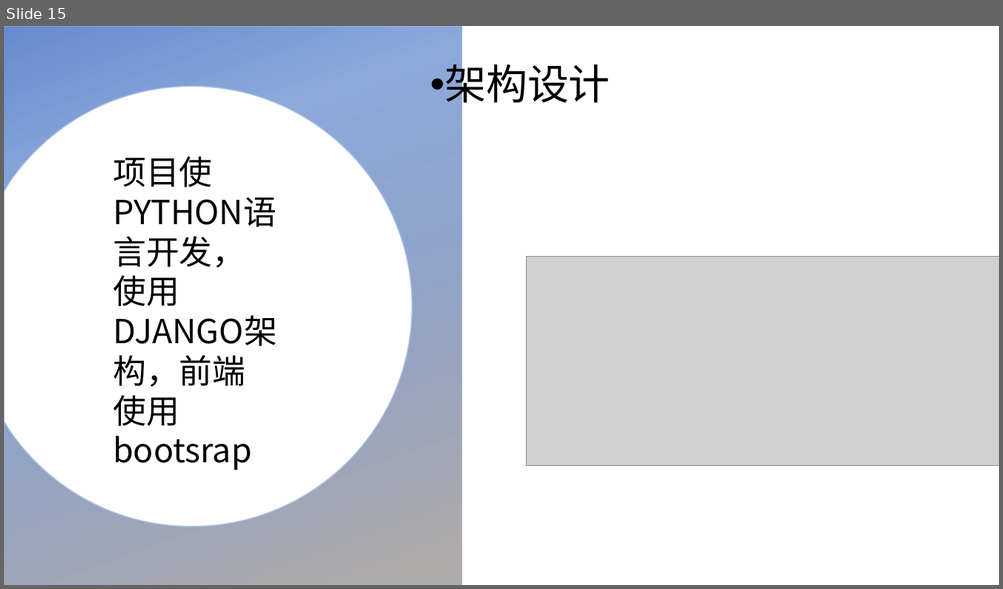
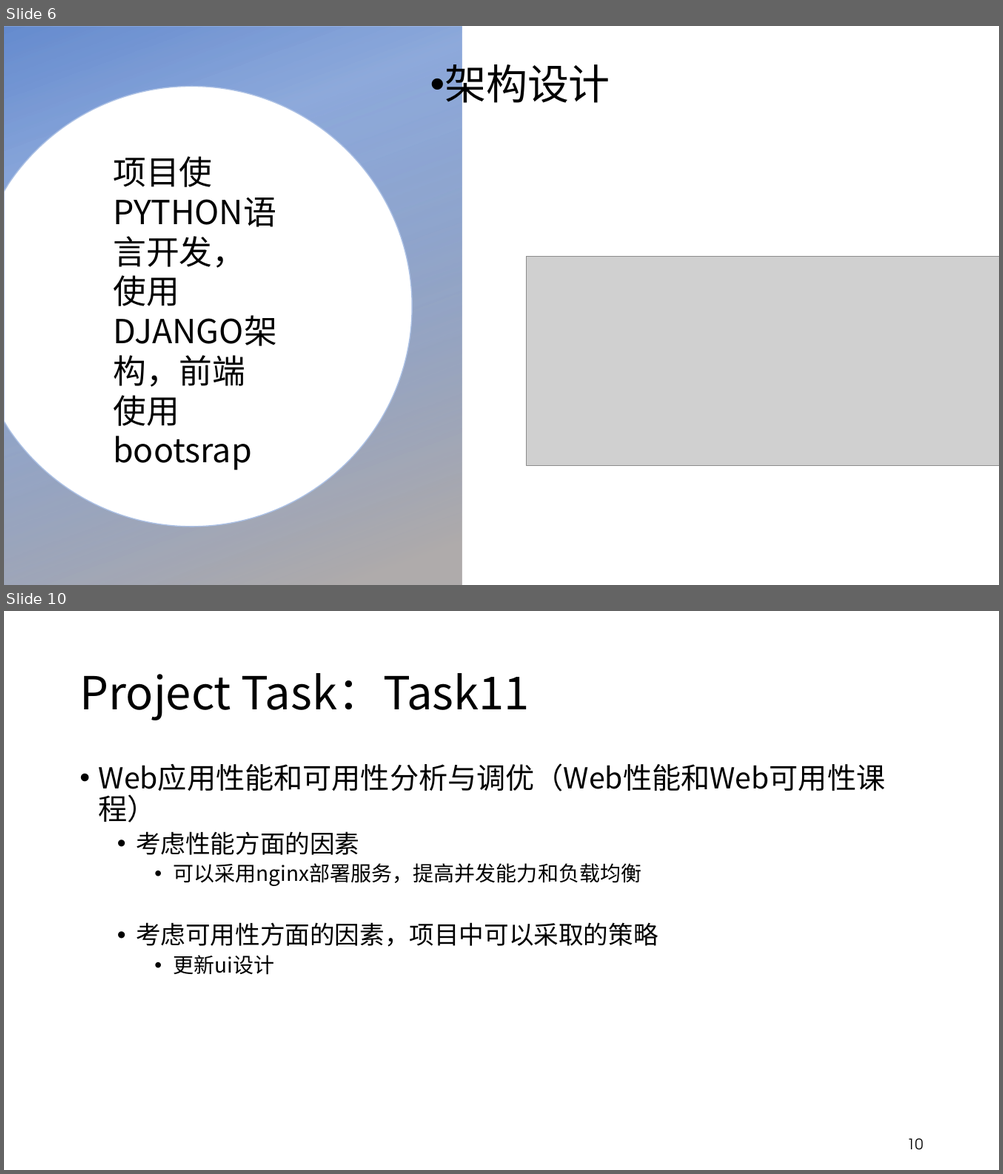
Before and after one commit to hua8631/XDU_WEB_2021_Project_014, a slide deck: 演示ppt.pptx. Shown one above the other, each under a label of ours: slide 15 before the commit, slides 6 and 10 after it; the slides between them are not shown. The pictures are 1003x589 and 1003x1174 pixels, drawn with LibreOffice and Linux fonts; fonts in the diff are those of the drawing; grey boxes stand for pictures; background and template pictures are left out. Boxes give left, top, right and bottom in pixels: in the first picture for what was removed or moved away, otherwise in the second. Text is boxed around its words. In the diff, an @@ line names an element or a change of style, - is before the commit and + after.

```diff
--- a/演示ppt.pptx
+++ b/演示ppt.pptx
@@ slide 10 added at (x1=4, y1=611, x2=999, y2=1170), background #FFFFFF @@
@@ title added at (x1=79, y1=673, x2=529, y2=721), 44 pt, text #000000 @@
+Project Task：Task11
@@ text added at (x1=99, y1=763, x2=885, y2=975), 28 pt, text #000000 @@
+• Web应用性能和可用性分析与调优（Web性能和Web可用性课程）
+  • 考虑性能方面的因素
+    • 可以采用nginx部署服务，提高并发能力和负载均衡
+  • 考虑可用性方面的因素，项目中可以采取的策略
+    • 更新ui设计
@@ page number added at (x1=907, y1=1139, x2=923, y2=1150), 14 pt, text #000000 @@
+10
@@ what was slide 15 is now slide 6 @@
```
Also in this commit, not shown: 3 other slides added, 10 slides removed, 4 other files.
